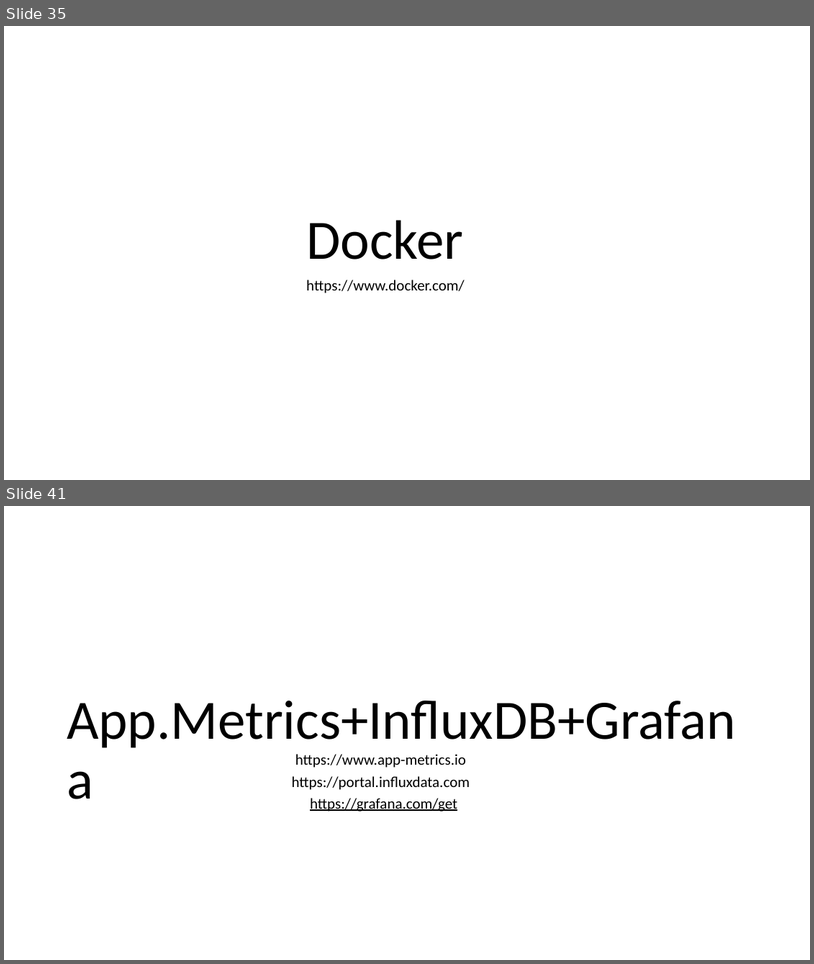
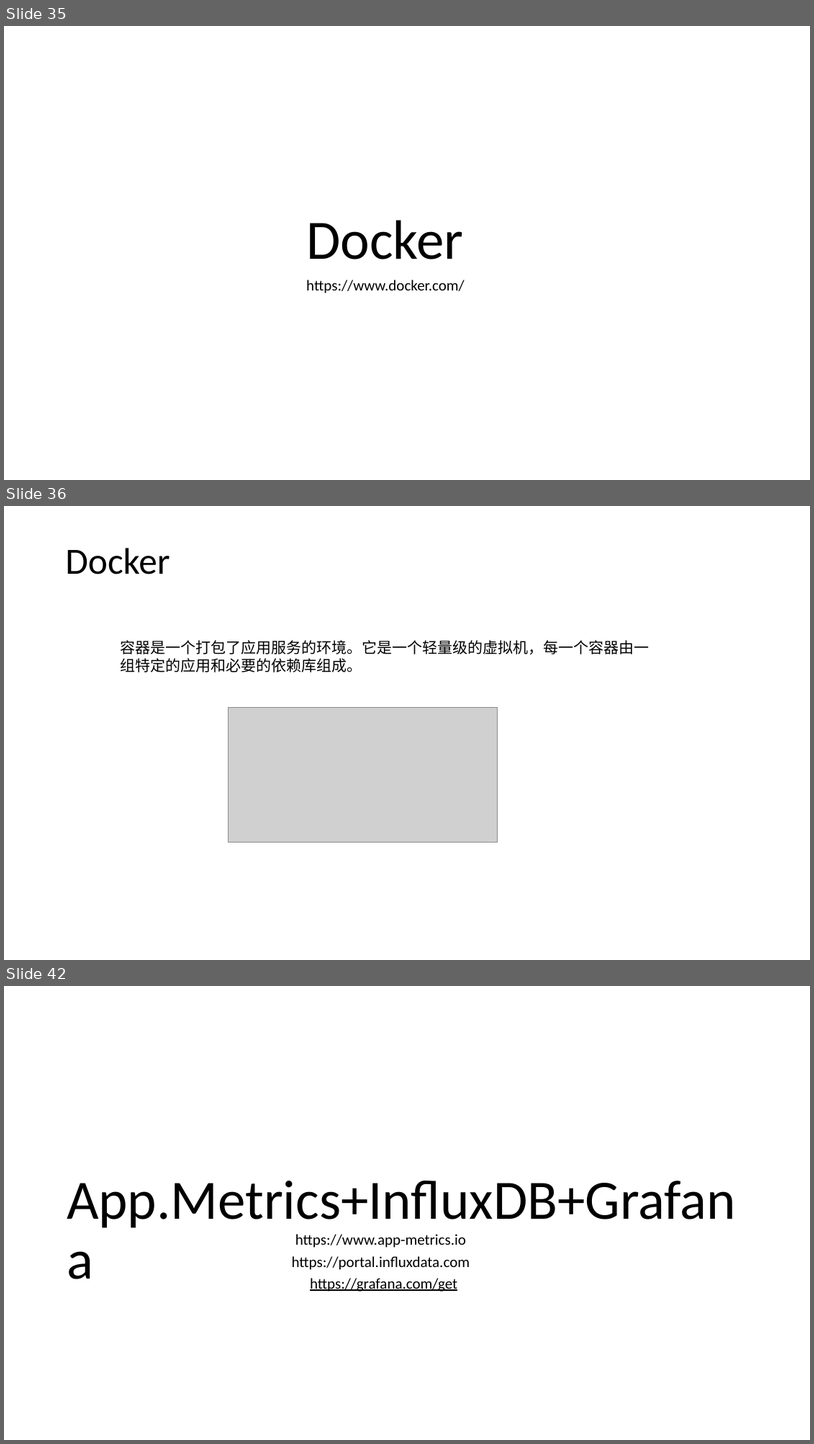
Before and after one commit to axzxs2001/HisMicroserviceSample, a slide deck: HisMicroserviceSample/Doc/基于.net core微服务.pptx. Shown one above the other, each under a label of ours: slides 35 and 41 before the commit, slides 35, 36 and 42 after it; the slides between them are not shown. The pictures are 814x964 and 814x1444 pixels, drawn with LibreOffice and Linux fonts; fonts in the diff are those of the drawing; grey boxes stand for pictures; background and template pictures are left out. Boxes give left, top, right and bottom in pixels: in the first picture for what was removed or moved away, otherwise in the second. Text is boxed around its words. In the diff, an @@ line names an element or a change of style, - is before the commit and + after.

```diff
--- a/HisMicroserviceSample/Doc/基于.net core微服务.pptx
+++ b/HisMicroserviceSample/Doc/基于.net core微服务.pptx
@@ slide 36 added at <box>4,506,810,960</box>, background picture (left out) @@
@@ title added at <box>65,548,170,574</box>, 44 pt, text #000000 @@
+Docker
@@ text added at <box>121,640,650,672</box>, 18 pt, text #000000 @@
+容器是一个打包了应用服务的环境。它是一个轻量级的虚拟机，每一个容器由一组特定的应用和必要的依赖库组成。
@@ picture added at <box>229,707,497,841</box> @@
@@ what was slide 41 is now slide 42 @@
```
Also in this commit, not shown: 2 slides changed, 3 other slides added, 3 slides removed, 4 other files.
